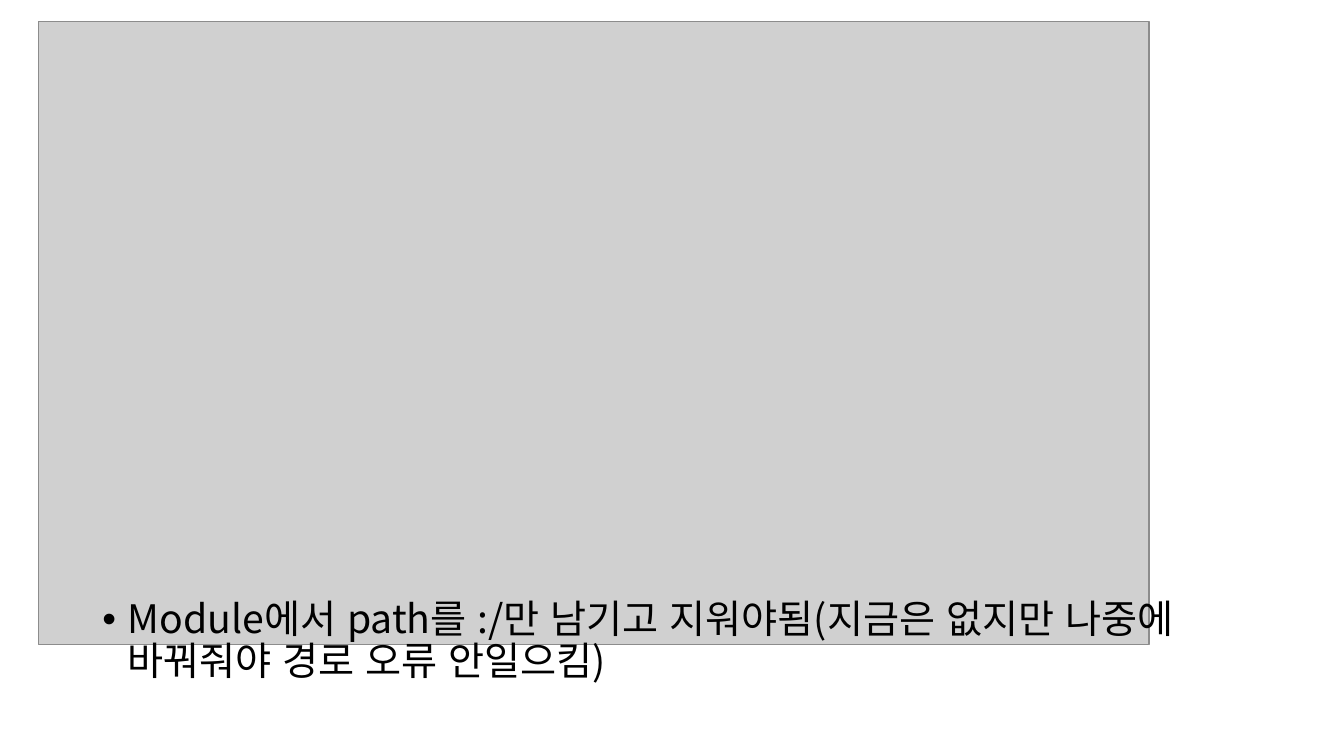
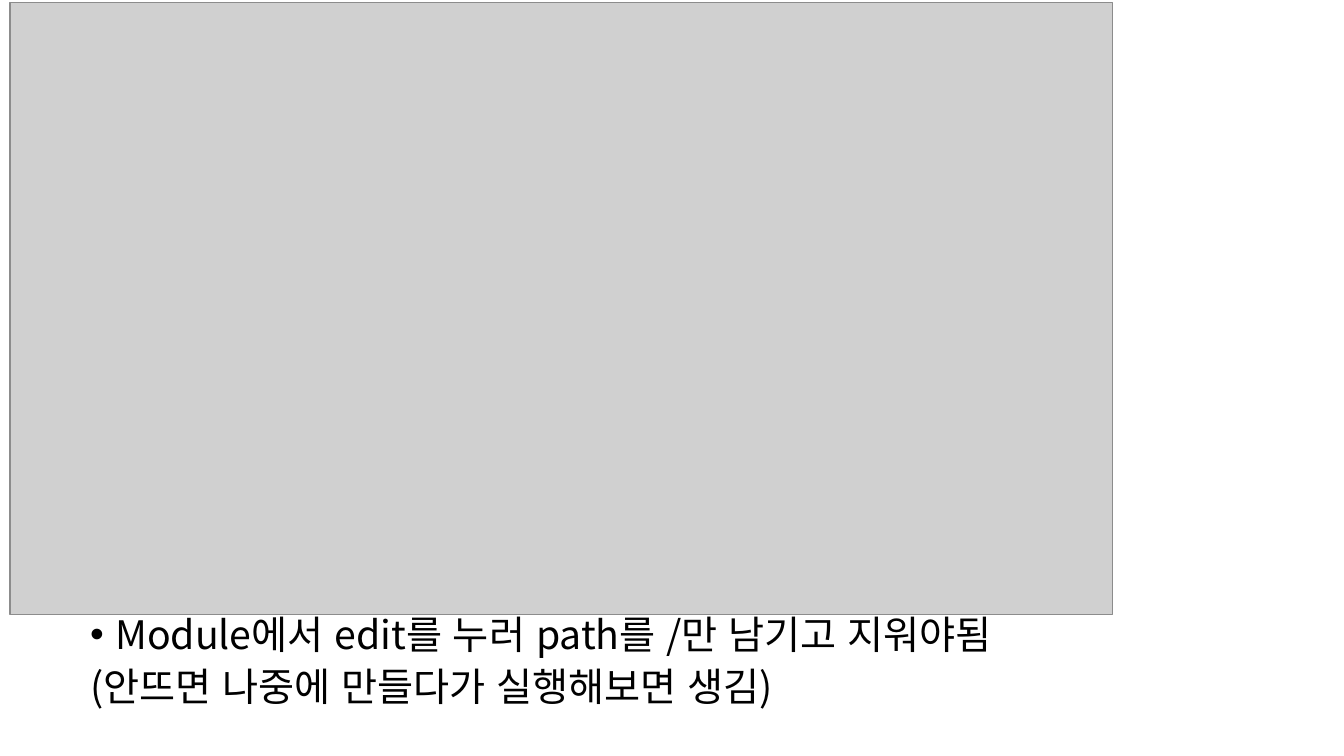
Before and after one commit to ungna/test, a slide deck: slide 14 of tomcat+oracle연결.pptx. Drawn at 1344x756 pixels with LibreOffice and Linux fonts; fonts in the diff are those of the drawing; grey boxes stand for pictures. Boxes give left, top, right and bottom in pixels: in the first picture for what was removed or moved away, otherwise in the second. Text is boxed around its words. In the diff, an @@ line names an element or a change of style, - is before the commit and + after.

Commit message:
수업때 설치자료

```diff
--- a/tomcat+oracle연결.pptx
+++ b/tomcat+oracle연결.pptx
@@ picture: place and size @@
-picture at [38, 22, 1149, 645]
+picture at [10, 2, 1113, 614]
@@ text at [90, 609, 992, 709]: text changed @@
-• Module에서 path를 :/만 남기고 지워야됨(지금은 없지만 나중에 바꿔줘야 경로 오류 안일으킴)
+• Module에서 edit를 누러 path를 /만 남기고 지워야됨
+(안뜨면 나중에 만들다가 실행해보면 생김)
```
